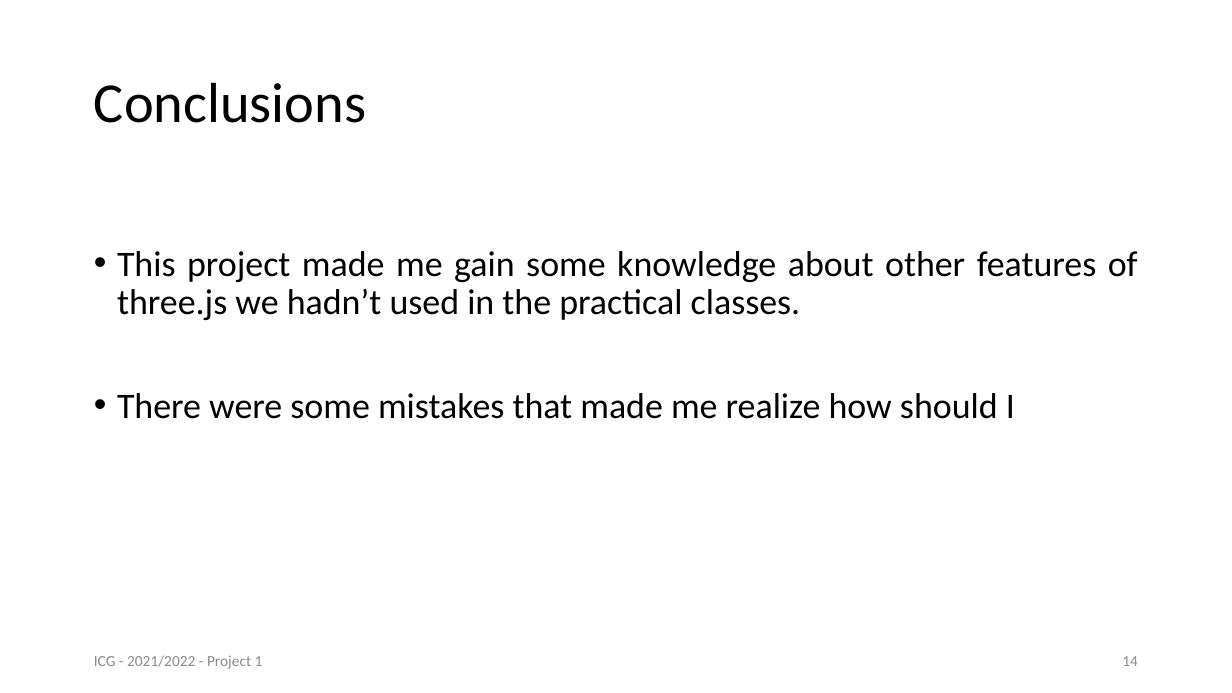
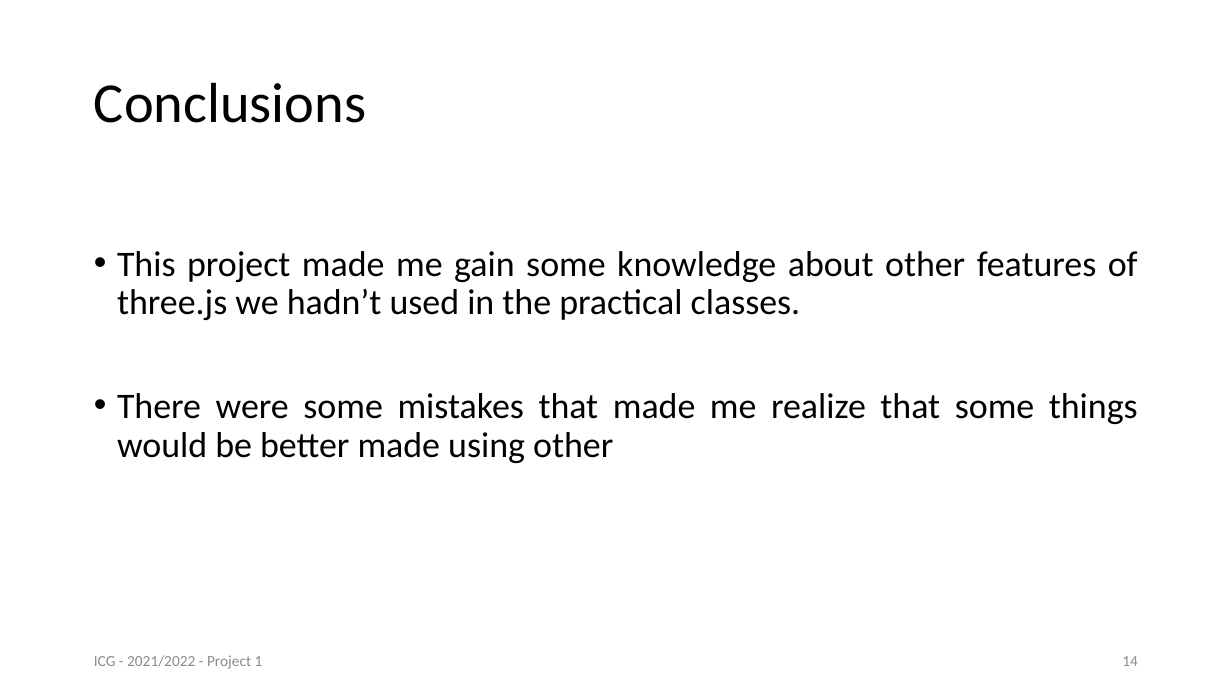
Before and after one commit to Olavo-Estima/ICG_Project1, a slide deck: slide 14 of Projeto1_93249.pptx. Drawn at 1232x693 pixels with LibreOffice and Linux fonts; fonts in the diff are those of the drawing. Boxes give left, top, right and bottom in pixels: in the first picture for what was removed or moved away, otherwise in the second. Text is boxed around its words. In the diff, an @@ line names an element or a change of style, - is before the commit and + after.

```diff
--- a/Projeto1_93249.pptx
+++ b/Projeto1_93249.pptx
@@ text at [117,393,1138,463]: text changed @@
-• There were some mistakes that made me realize how should I
+• There were some mistakes that made me realize that some things would be better made using other
```
Also in this commit, not shown: 5 other slides changed, 1 other file.
